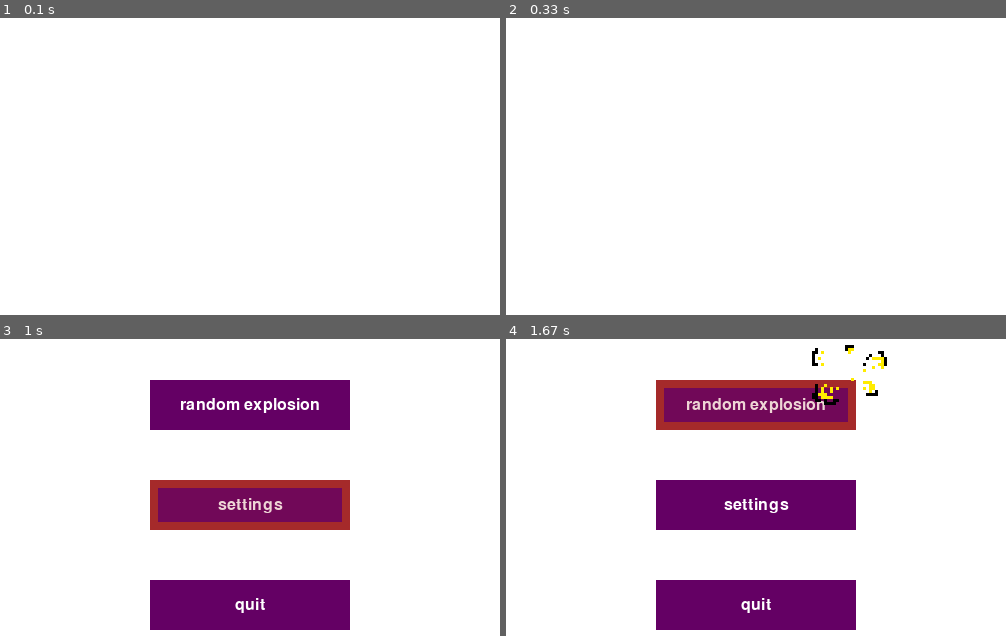
Above: before the commit, frames 1-4 (two rows, left to right).
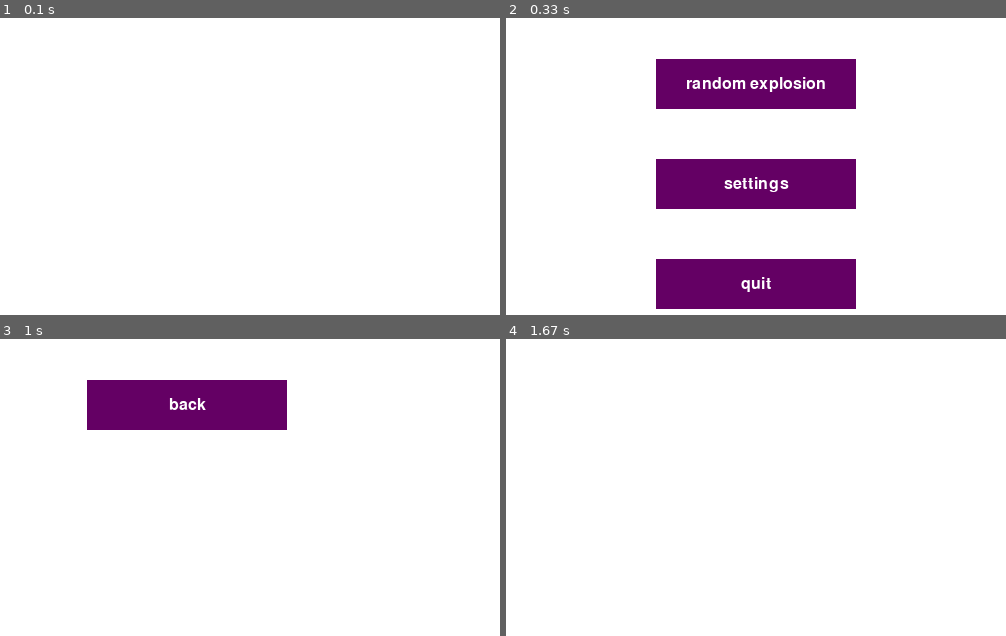
Above: after the commit, the same moments.

Repository: binnev/pygame_sandbox
Game: pygame game, started from base/objects/menu_test.py
The game is run twice, just before and just after one commit, with the same random seed, the same clock (stepped at 60 frames per second) and the same inputs.
Inputs (mouse positions are in pixels of both pictures, inside the frame that each line leads up to):
- Up to frame 1 (0.1 s): no input
- Up to frame 2 (0.33 s): no input
- Up to frame 3 (1 s): click (250, 505) at 0.38 s
- Up to frame 4 (1.67 s): click (756, 404) at 1.38 s

Frame 1 is identical in both runs. In frame 2, 20% of the frame differs, in the area x 30-70%, y 13-98%; in frame 3, 18%; in frame 4, 20%, in the area x 30-77%, y 2-98%.

Commit message:
Adjusted timings.

Diff:
--- a/base/objects/menu_test.py
+++ b/base/objects/menu_test.py
@@ -91,7 +91,7 @@
         try:
             # todo: maybe make these generators so that you're not generating the entire array
             #  each tick
-            xs = ease_in_out(-250, 250, 60)
+            xs = ease_in_out(-250, 250, 20)
             for button in self:
                 button.x = xs[self.game_tick]
         except IndexError:
@@ -107,7 +107,7 @@
 
     def animate_out(self, next_scene):
         try:
-            xs = ease_in_out(250, 750, 60)
+            xs = ease_in_out(250, 750, 20)
             for button in self:
                 button.x = xs[self.game_tick]
         except IndexError:
@@ -126,7 +126,7 @@
 
     def animate_in(self):
         try:
-            xs = ease_in_out(-250, 250, 60)
+            xs = ease_in_out(-250, 250, 20)
             self.back_button.x = xs[self.game_tick]
         except IndexError:
             self.state = self.idle
@@ -137,7 +137,7 @@
 
     def animate_out(self, next_scene):
         try:
-            xs = ease_in_out(250, 750, 60)
+            xs = ease_in_out(250, 750, 20)
             self.back_button.x = xs[self.game_tick]
         except IndexError:
             self.next_scene = next_scene
